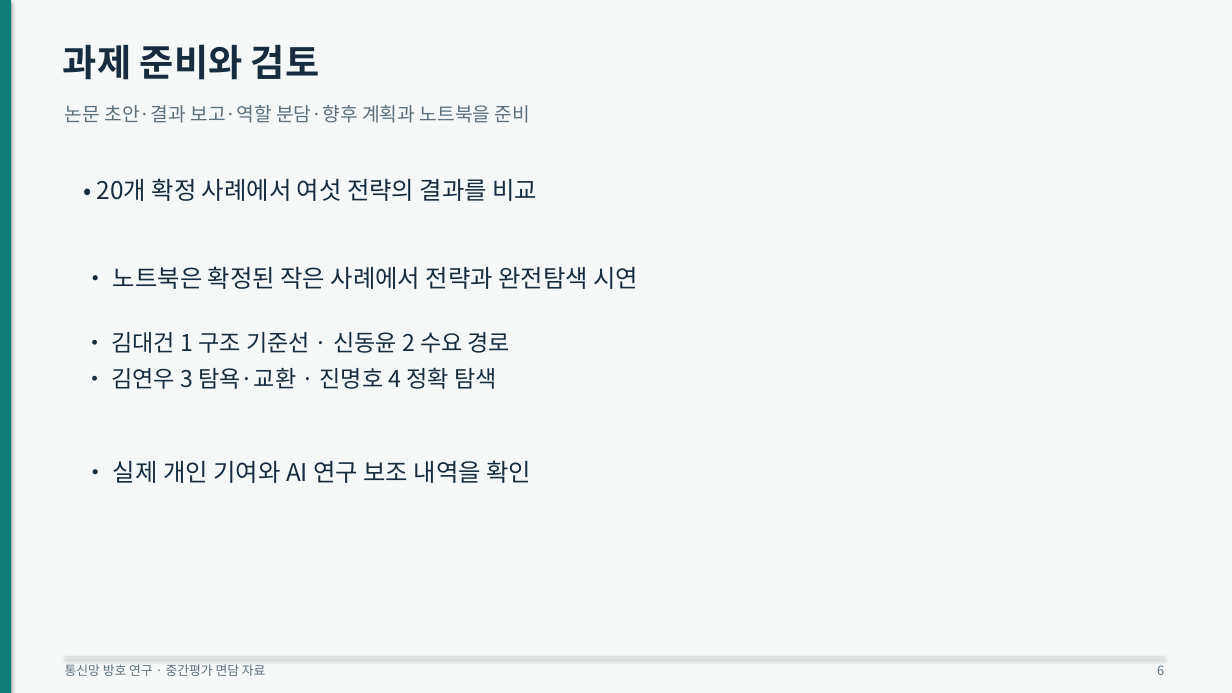
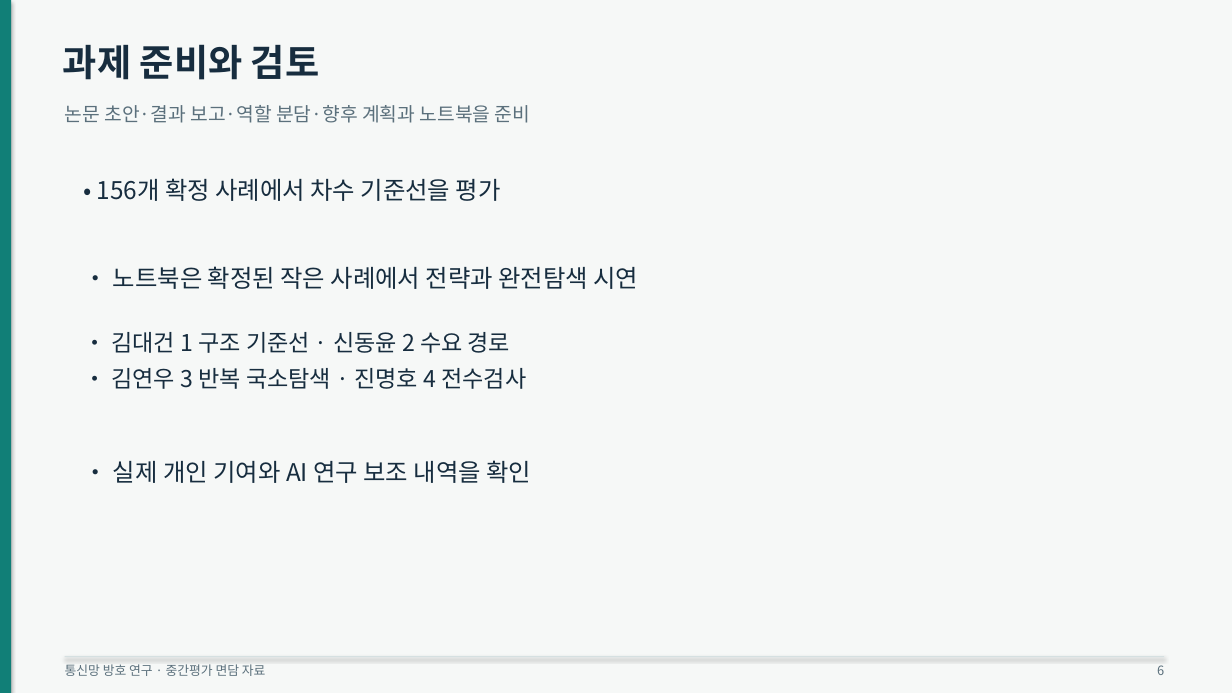
Before and after one commit to d86729/os-project-26-2, a slide deck: slide 6 of presentation/면담자료.pptx. Drawn at 1232x693 pixels with LibreOffice and Linux fonts; fonts in the diff are those of the drawing. Boxes give left, top, right and bottom in pixels: in the first picture for what was removed or moved away, otherwise in the second. Text is boxed around its words. In the diff, an @@ line names an element or a change of style, - is before the commit and + after.

```diff
--- a/presentation/면담자료.pptx
+++ b/presentation/면담자료.pptx
@@ text at <box>97,178,501,201</box>: text changed @@
-• 20개 확정 사례에서 여섯 전략의 결과를 비교
+• 156개 확정 사례에서 차수 기준선을 평가
@@ text at <box>111,368,526,389</box>: text changed @@
-• 김연우 3 탐욕·교환 · 진명호 4 정확 탐색
+• 김연우 3 반복 국소탐색 · 진명호 4 전수검사
```
Also in this commit, not shown: 3 other slides changed, 1 slide added, 1 slide removed, 13 other files.
